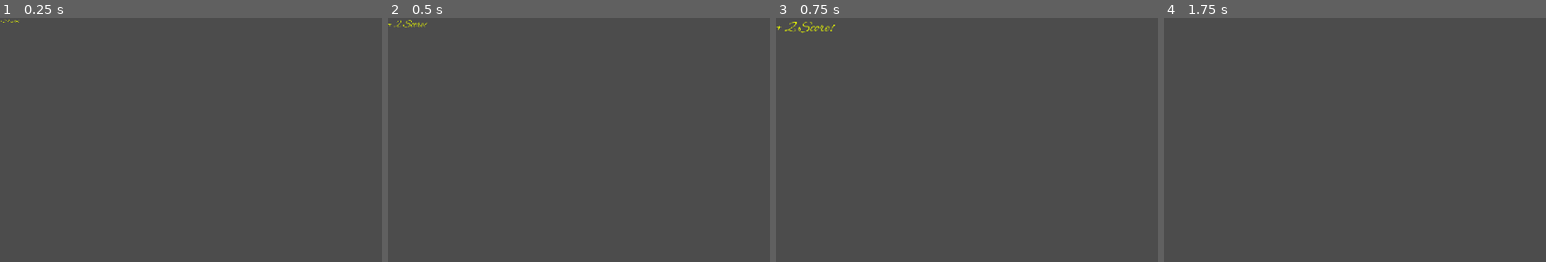
Above: before the commit, frames 1-4 (left to right).
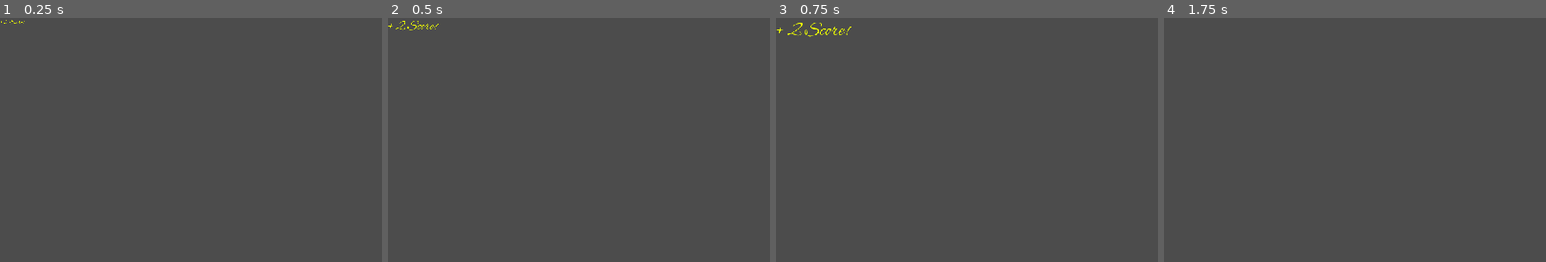
Above: after the commit, the same moments.

Repository: williamdual/GGJ2023
Game: Godot game, scene res://TextPopup.tscn
The game is run twice, just before and just after one commit, with the same random seed, the same clock (stepped at 60 frames per second) and the same inputs.
Inputs (mouse positions are % of the whole screen's width and height, from its top left):
- Up to frame 1 (0.25 s): no input
- Up to frame 2 (0.5 s): no input
- Up to frame 3 (0.75 s): move the mouse to (72, 41) at 0.52 s; click (72, 41) at 0.67 s
- Up to frame 4 (1.75 s): move the mouse to (30, 50) at 1.27 s; click (30, 50) at 1.42 s
The pictures show only the part of the screen within x 0-50%, y 0-50%; the shares and areas given below are measured in that part.
In our replay, the window is 800x468 before the commit and 640x512 after it. These sizes can differ from the game's own. Grey fills any space a smaller window leaves; there, only what the larger window draws over its background counts as a difference.

The runs differ from the first frame. In frame 1, less than 0.1% of the frame differs, in the area x 0-7%, y 0-3%; in frame 2, 0.2%; in frame 3, 0.4%, in the area x 0-20%, y 1-8%; in frame 4, only the window size differs.

Commit message:
board updates

Diff:
--- a/Project/Board.tscn
+++ b/Project/Board.tscn
@@ -1,7 +1,6 @@
 [gd_scene load_steps=2 format=2]
 
 [ext_resource path="res://Map.gd" type="Script" id=1]
-
 
 [node name="Board" type="Node2D"]
 
--- a/Project/Map.gd
+++ b/Project/Map.gd
@@ -1,16 +1,18 @@
-extends Area2D
-
+extends Node2D
 
 var tiles : Array
 var grid : Array #holds all tile positions
-var screen_width = 800
-var screen_height = 600
-var width = screen_width/40
-var height = screen_height/40
-var tileSize : int  = 40
+var tileSize : int  = 64
+var screen_width = 640
+var screen_height = 512
+var width = screen_width/tileSize
+var height = screen_height/tileSize
+
 var tileEffectRange = 2
-var clickedTile = "placeholder"
+var clickedTile = "Grass"
 
+
+var Tile = preload("res://Tile.tscn")
 
 func get_tile_at():
 	return
@@ -24,7 +26,7 @@
 # Called when the node enters the scene tree for the first time.
 func _ready():
 	init_grid()
-	print(tiles)
+	#populate_board()
 	return
 
 #get type from clicked tile (from available tiles to place on board)
@@ -72,11 +74,19 @@
 			grid[x].append([])
 			grid[x][y] = Vector2(x*tileSize, y*tileSize)
 			tiles[x].append([])
-			tiles[x][y] = "grass"
+			tiles[x][y] = "Grass"
+
+func populate_board():
+	for x in range(width):
+		for y in range(height):
+			var tile_to_add = Tile.instance()
+			tile_to_add.position = grid[x][y]
+			add_child(tile_to_add)
 
 func _input(event):
 	if event is InputEventMouseButton:
 		if within_x_bounds(get_viewport().get_mouse_position().x) and within_y_bounds(get_viewport().get_mouse_position().y):
+			spawn_tile()
 			tile_placed(get_viewport().get_mouse_position().x, get_viewport().get_mouse_position().y, clickedTile)
 
 
@@ -85,3 +95,9 @@
 
 func within_y_bounds(y):
 	return y > 0 and y <= screen_height
+
+
+func spawn_tile():
+	var tile_to_place = Tile.instance()
+	tile_to_place.position = Vector2(floor(get_viewport().get_mouse_position().x/tileSize)*tileSize, floor(get_viewport().get_mouse_position().y/tileSize)*tileSize)
+	add_child(tile_to_place)
--- a/Project/project.godot
+++ b/Project/project.godot
@@ -14,6 +14,12 @@
 run/main_scene="res://TextPopup.tscn"
 config/icon="res://icon.png"
 
+[display]
+
+window/size/width=640
+window/size/height=512
+window/size/resizable=false
+
 [gui]
 
 common/drop_mouse_on_gui_input_disabled=true
